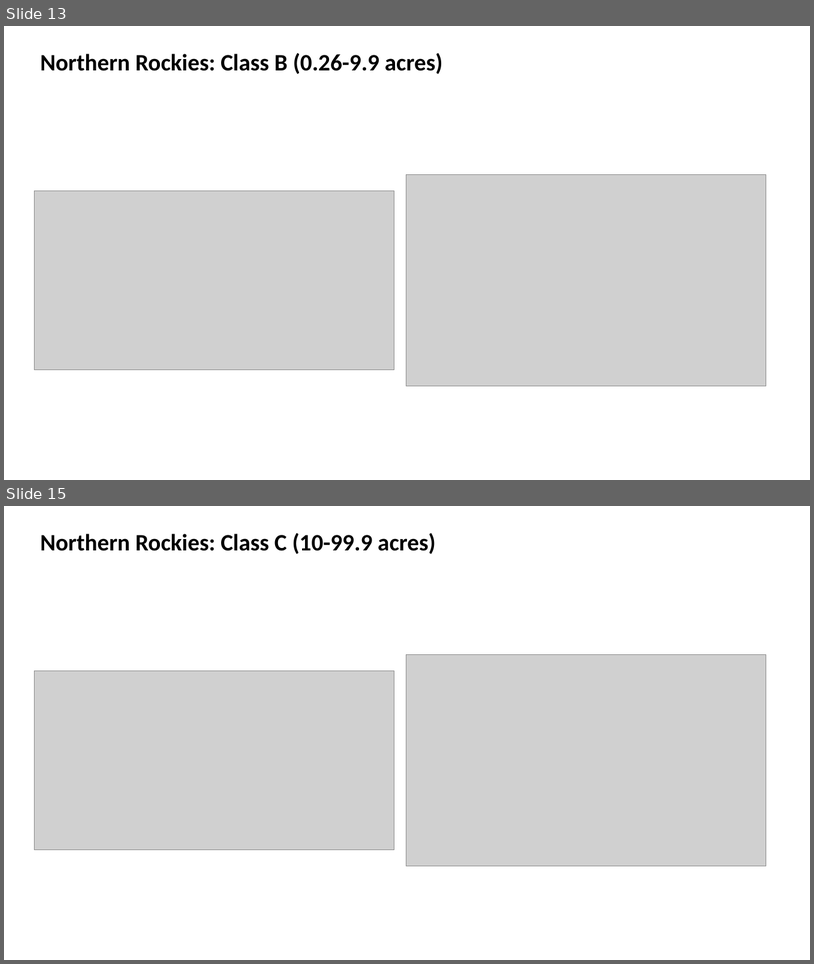
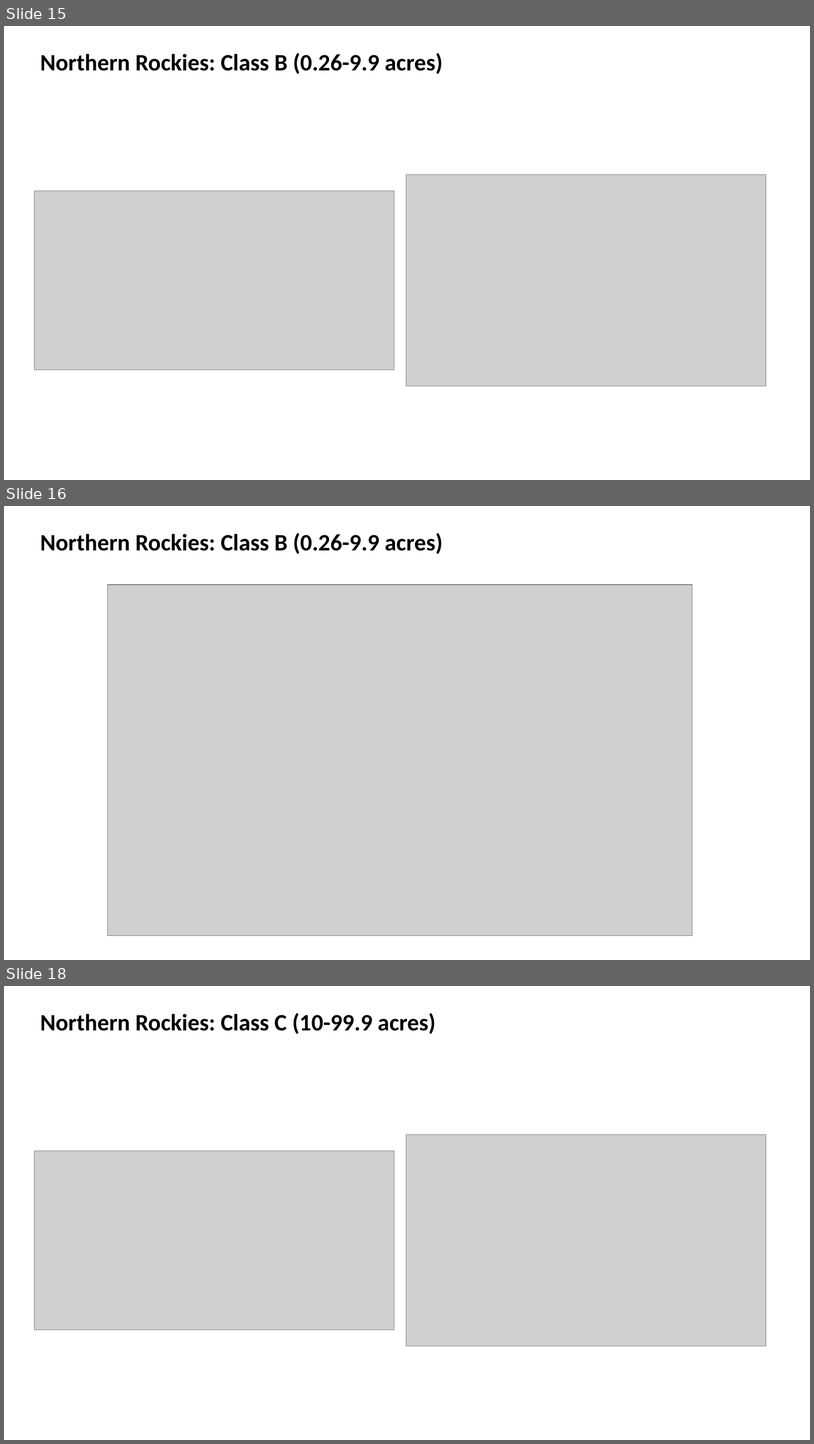
Before and after one commit to JJsouth/wgu_wildfire_capstone, a slide deck: decks/Northern Rockies.pptx. Shown one above the other, each under a label of ours: slides 13 and 15 before the commit, slides 15, 16 and 18 after it; the slides between them are not shown. The pictures are 814x964 and 814x1444 pixels, drawn with LibreOffice and Linux fonts; fonts in the diff are those of the drawing; grey boxes stand for pictures. Boxes give left, top, right and bottom in pixels: in the first picture for what was removed or moved away, otherwise in the second. Text is boxed around its words. In the diff, an @@ line names an element or a change of style, - is before the commit and + after.

```diff
--- a/decks/Northern Rockies.pptx
+++ b/decks/Northern Rockies.pptx
@@ slide 16 added at (4,506,810,960), background #FFFFFF @@
@@ text added at (40,533,443,554), 28 pt, text #000000, bold @@
+Northern Rockies: Class B (0.26-9.9 acres)
@@ picture added at (107,585,693,936) @@
@@ what was slide 13 is now slide 15 @@
@@ what was slide 15 is now slide 18 @@
```
Also in this commit, not shown: 13 slides changed, 6 other slides added, 10 other files.
